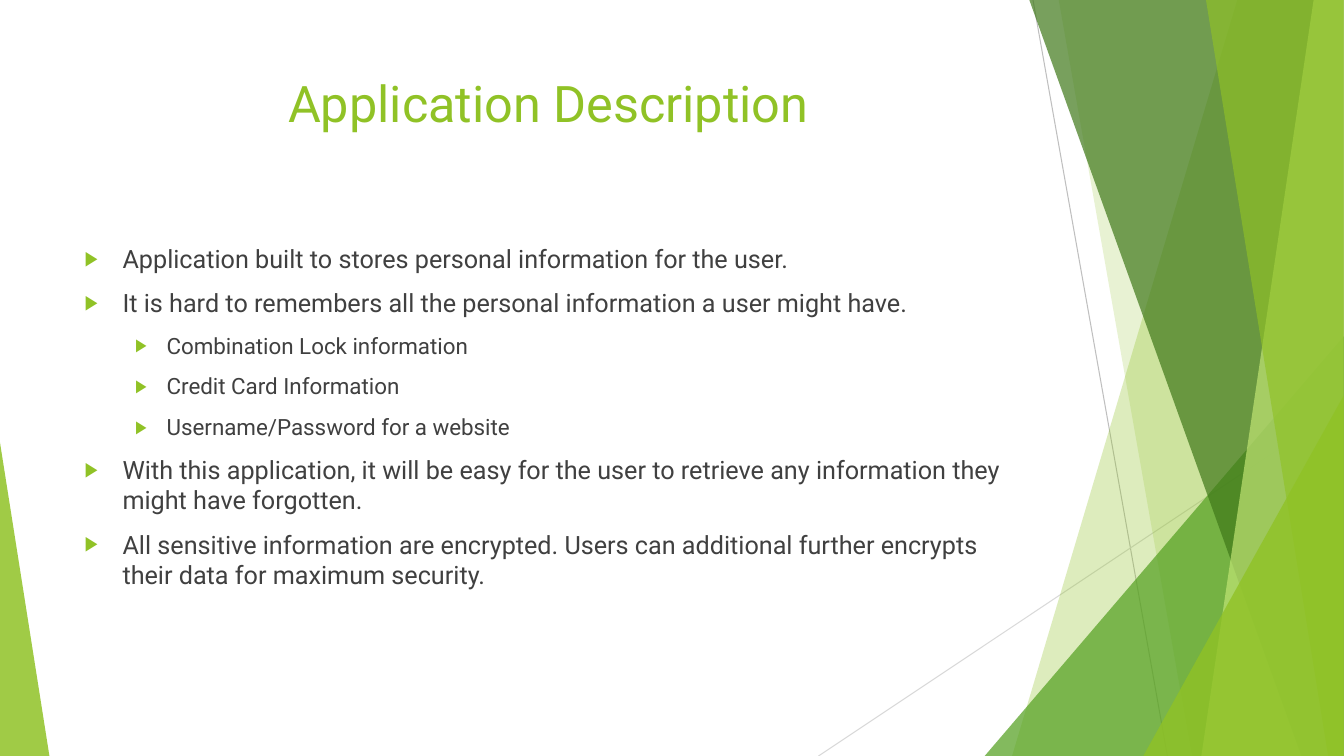
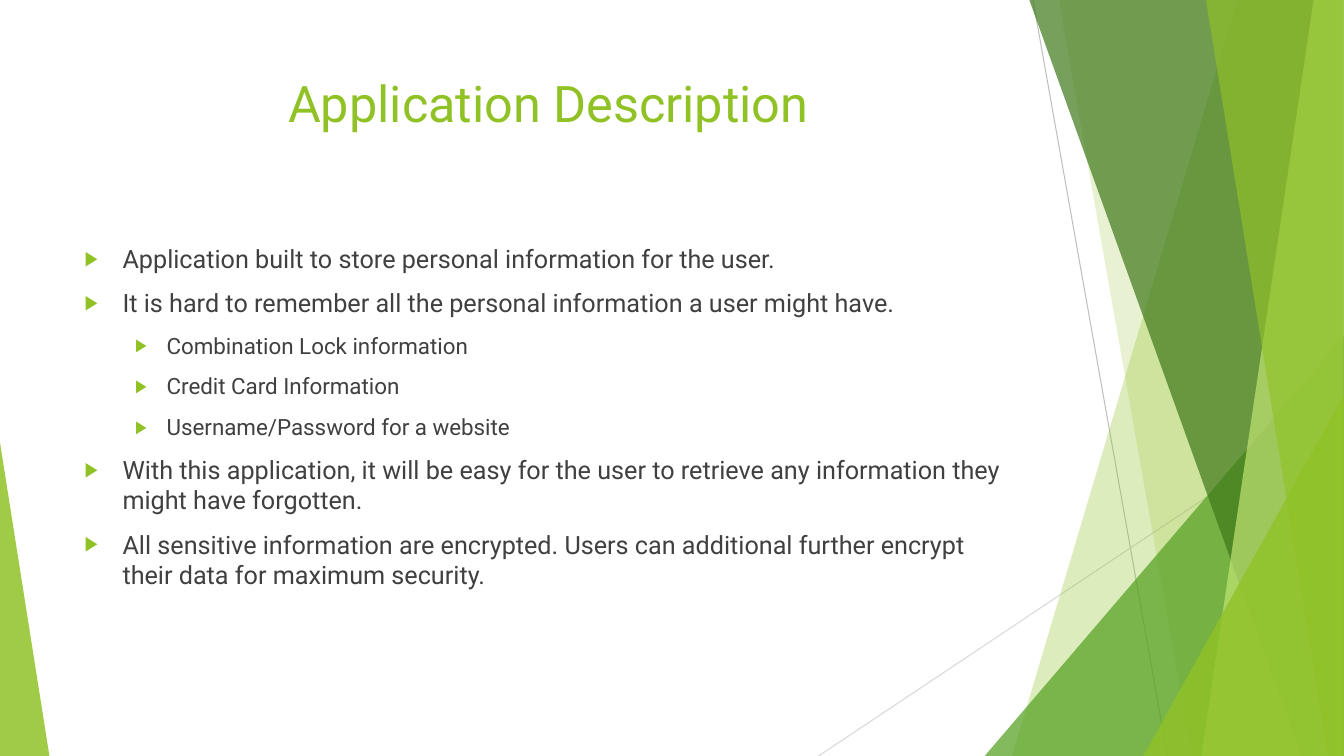
Before and after one commit to Anghagaed/Database-Project, a slide deck: slide 2 of Password Manager PPPT.pptx. Drawn at 1344x756 pixels with LibreOffice and Linux fonts; fonts in the diff are those of the drawing. Boxes give left, top, right and bottom in pixels: in the first picture for what was removed or moved away, otherwise in the second. Text is boxed around its words. In the diff, an @@ line names an element or a change of style, - is before the commit and + after.

```diff
--- a/Password Manager PPPT.pptx
+++ b/Password Manager PPPT.pptx
@@ text at (123, 249, 894, 318): text changed @@
-▶ Application built to stores personal information for the user.
-▶ It is hard to remembers all the personal information a user might have.
+▶ Application built to store personal information for the user.
+▶ It is hard to remember all the personal information a user might have.
@@ text at (123, 535, 964, 590): text changed @@
-▶ All sensitive information are encrypted. Users can additional further encrypts their data for maximum security.
+▶ All sensitive information are encrypted. Users can additional further encrypt their data for maximum security.
```
Also in this commit, not shown: 4 other slides changed, 1 slide added, 1 slide removed, 5 other files.
